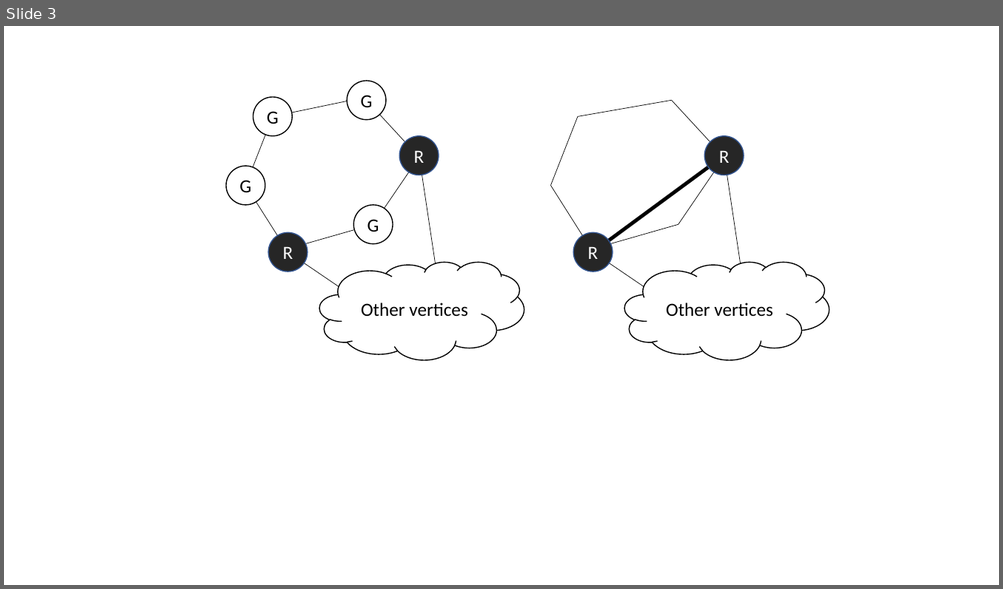
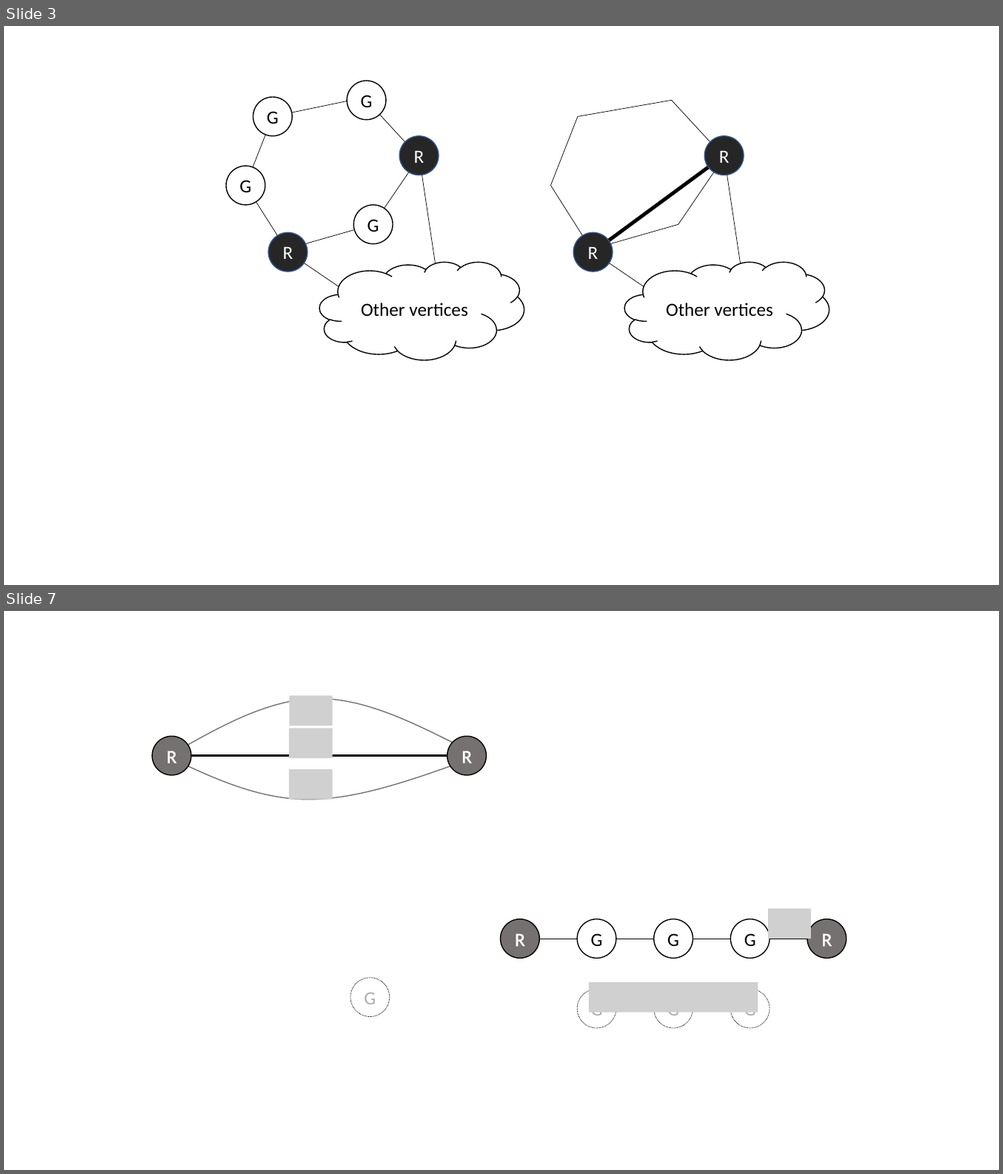
Before and after one commit to RuiHuangUO/Rui_Thesis, a slide deck: VRA.pptx. Shown one above the other, each under a label of ours: slide 3 before the commit, slides 3 and 7 after it; the slides between them are not shown. The pictures are 1003x589 and 1003x1174 pixels, drawn with LibreOffice and Linux fonts; fonts in the diff are those of the drawing; grey boxes stand for pictures. Boxes give left, top, right and bottom in pixels: in the first picture for what was removed or moved away, otherwise in the second. Text is boxed around its words. In the diff, an @@ line names an element or a change of style, - is before the commit and + after.

```diff
--- a/VRA.pptx
+++ b/VRA.pptx
@@ slide 7 added at (x1=4, y1=611, x2=999, y2=1170), background #FFFFFF @@
@@ group added at (x1=153, y1=695, x2=486, y2=800): 3 pictures, 2 freeform shapes, 2 ellipses, 1 line @@
+R
+R
@@ ellipse added at (x1=500, y1=919, x2=539, y2=958), fill #767171, outline #000000 1 pt, 18 pt, text #FFFFFF @@
+R
@@ ellipse added at (x1=577, y1=919, x2=616, y2=958), fill #FFFFFF, outline #000000 1 pt, 18 pt, text #000000 @@
+G
@@ ellipse added at (x1=654, y1=919, x2=693, y2=958), fill #FFFFFF, outline #000000 1 pt, 18 pt, text #000000 @@
+G
@@ ellipse added at (x1=731, y1=919, x2=769, y2=958), fill #FFFFFF, outline #000000 1 pt, 18 pt, text #000000 @@
+G
@@ picture added at (x1=768, y1=908, x2=811, y2=939) @@
@@ ellipse added at (x1=807, y1=919, x2=845, y2=958), fill #767171, outline #000000 1 pt, 18 pt, text #FFFFFF @@
+R
@@ line added from (540, 940) to (577, 940), #000000 0.5 pt @@
@@ line added from (616, 940) to (654, 940), #000000 0.5 pt @@
@@ line added from (693, 940) to (731, 940), #000000 0.5 pt @@
@@ line added from (769, 940) to (807, 940), #000000 0.5 pt @@
@@ ellipse added at (x1=350, y1=978, x2=389, y2=1017), fill #FFFFFF, outline #000000 0.5 pt dashed, 18 pt, text #AFABAB @@
+G
@@ picture added at (x1=589, y1=982, x2=758, y2=1012) @@
@@ ellipse added at (x1=577, y1=989, x2=616, y2=1028), fill #FFFFFF, outline #000000 0.5 pt dashed, 18 pt, text #AFABAB @@
+G
@@ ellipse added at (x1=654, y1=989, x2=693, y2=1028), fill #FFFFFF, outline #000000 0.5 pt dashed, 18 pt, text #AFABAB @@
+G
@@ ellipse added at (x1=731, y1=989, x2=769, y2=1028), fill #FFFFFF, outline #000000 0.5 pt dashed, 18 pt, text #AFABAB @@
+G
```
Also in this commit, not shown: 3 other slides added, 1 other file.
